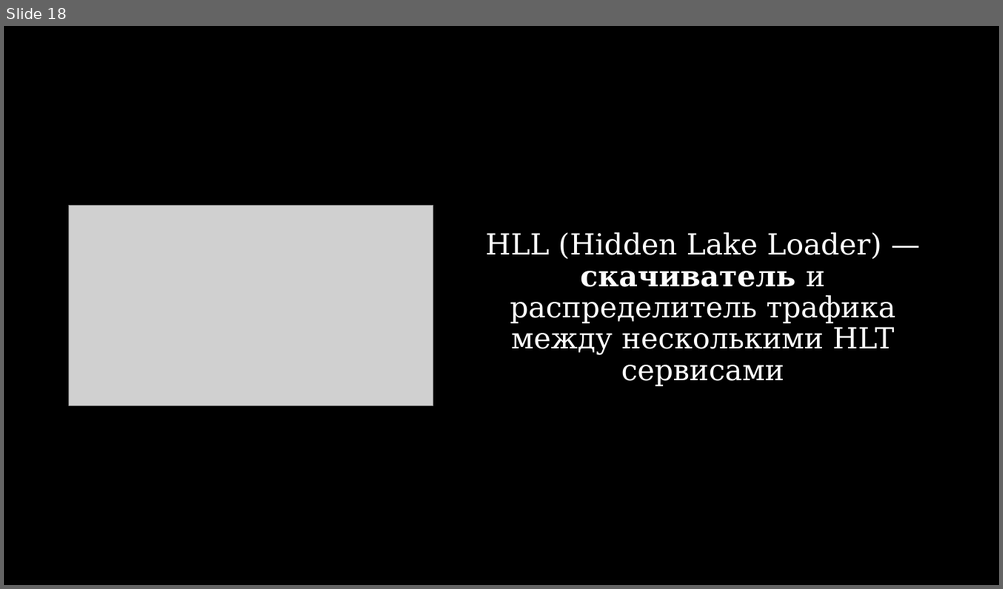
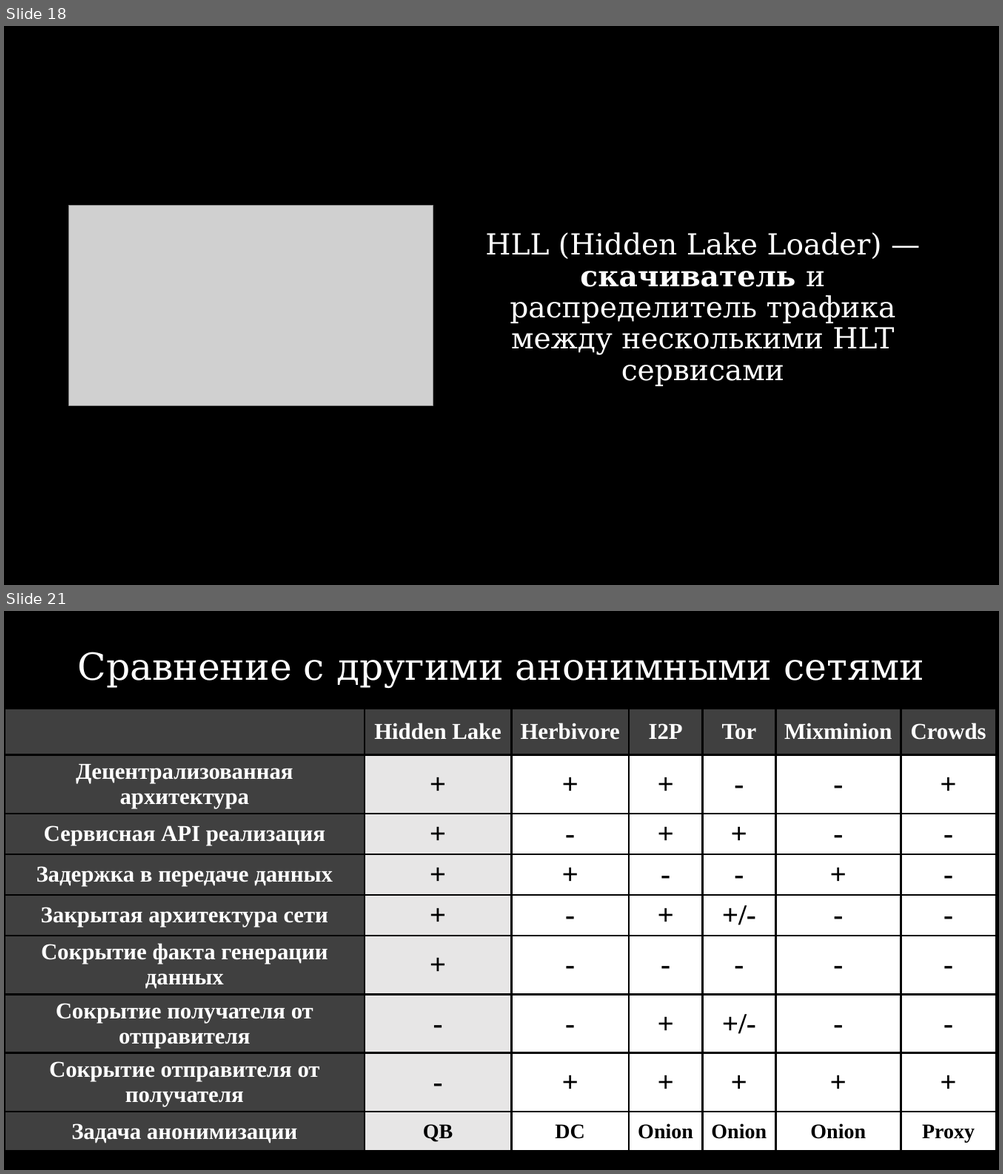
Before and after one commit to number571/go-peer, a slide deck: docs/hidden_lake_anonymous_network_view.pptx. Shown one above the other, each under a label of ours: slide 18 before the commit, slides 18 and 21 after it; the slides between them are not shown. The pictures are 1003x589 and 1003x1174 pixels, drawn with LibreOffice and Linux fonts; fonts in the diff are those of the drawing; grey boxes stand for pictures. Boxes give left, top, right and bottom in pixels: in the first picture for what was removed or moved away, otherwise in the second. Text is boxed around its words. In the diff, an @@ line names an element or a change of style, - is before the commit and + after.

```diff
--- a/docs/hidden_lake_anonymous_network_view.pptx
+++ b/docs/hidden_lake_anonymous_network_view.pptx
@@ slide 21 added at (4,611,999,1170), background #000000 @@
@@ subtitle added at (77,652,924,689), 36 pt, text #FFFFFF @@
+Сравнение с другими анонимными сетями
@@ table added at (5,709,995,1170), 9 rows, 7 columns @@
+ | Hidden Lake | Herbivore | I2P | Tor | Mixminion | Crowds
+Децентрализованная архитектура | + | + | + | - | - | +
+Сервисная API реализация | + | - | + | + | - | -
+Задержка в передаче данных | + | + | - | - | + | -
+Закрытая архитектура сети | + | - | + | +/- | - | -
+Сокрытие факта генерации данных | + | - | - | - | - | -
+Сокрытие получателя от отправителя | - | - | + | +/- | - | -
+Сокрытие отправителя от получателя | - | + | + | + | + | +
+Задача анонимизации | QB | DC | Onion | Onion | Onion | Proxy
```
Also in this commit, not shown: 6 slides changed, 3 other files.
